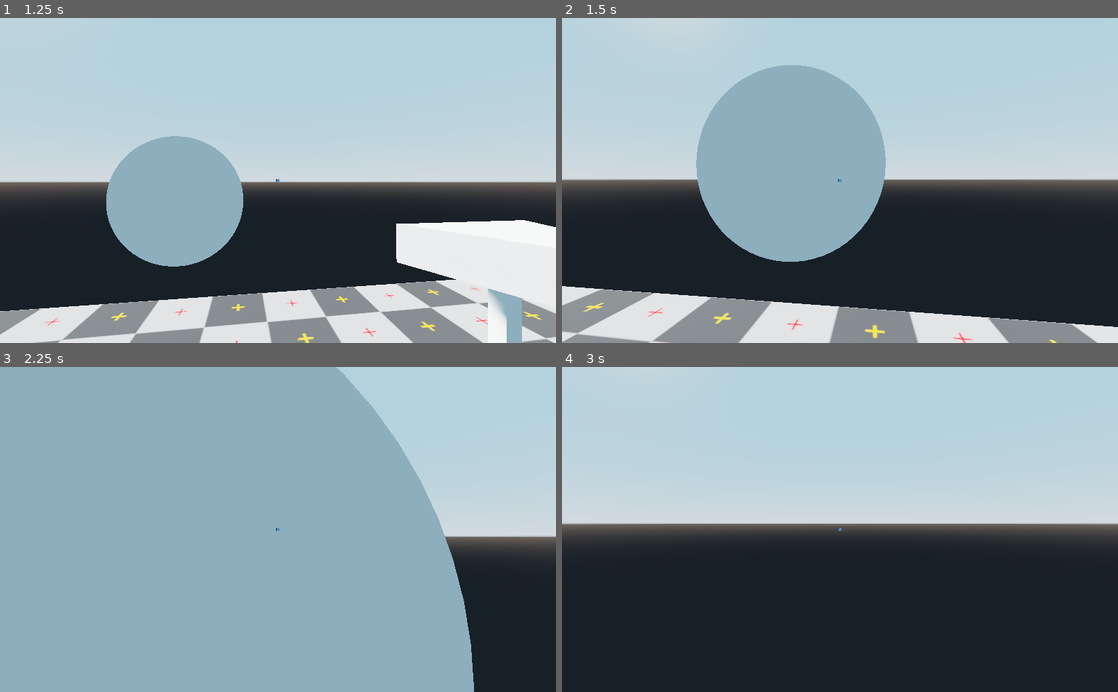
Above: before the commit, frames 1-4 (two rows, left to right).
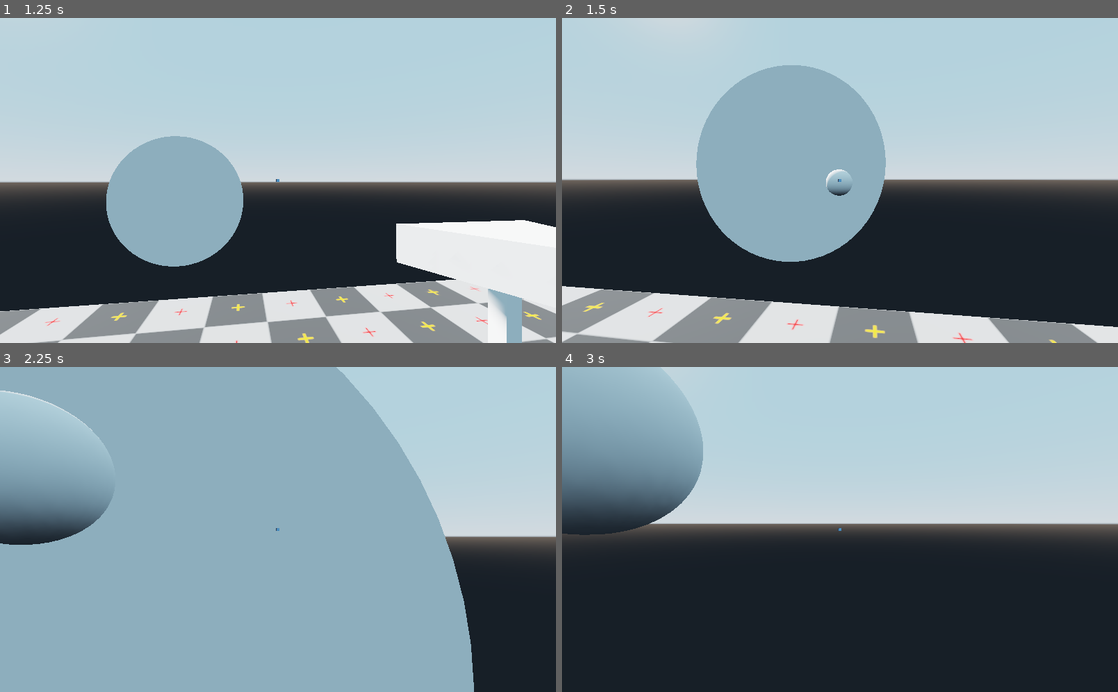
Above: after the commit, the same moments.

Repository: Linko-3D/Godot-Templates-Collection
Game: Godot game, scene res://Sandbox.tscn
Same seed, same stepped clock (60 frames per second), same inputs: the game is played once before the commit and once after it. The engine's default icon, where the game draws it, is replaced by a stand-in: a white triangle on a blue panel in a dark square.
Inputs (mouse positions are in pixels of both pictures, inside the frame that each line leads up to):
- Up to frame 1 (1.25 s): tap Enter (ui_accept) at 0.5, 0.77 s; move the mouse to (305, 180) at 0.52 s; hold Up (ui_up) from 0.53 s (still down); click (305, 180) at 0.67 s
- Up to frame 2 (1.5 s): keep holding Up (ui_up); move the mouse to (812, 180) at 1.27 s; click (812, 180) at 1.42 s
- Up to frame 3 (2.25 s): keep holding Up (ui_up); tap Enter (ui_accept) at 1.52 s; move the mouse to (289, 523) at 2.02 s; click (289, 523) at 2.17 s
- Up to frame 4 (3 s): keep holding Up (ui_up); move the mouse to (834, 536) at 2.77 s; click (834, 536) at 2.92 s

Frame 1 is identical in both runs. In frame 2, 0.2% of the frame differs, in the area x 47-53%, y 46-55%; in frame 3, 3.7%; in frame 4, 11%, in the area x 0-26%, y 0-52%.

Commit message:
tweak

Diff:
--- /dev/null
+++ b/RayCastAdv.gd
@@ -0,0 +1,20 @@
+extends RayCast
+
+var target
+
+func _process(delta):
+	target = get_tree().get_root().find_node("Projectile", true, false) # Get the target node by his name
+	#print(target.translation)
+
+	print(get_collider())
+
+func _input(event):
+	if event is InputEventMouseButton and Input.get_mouse_mode() == Input.MOUSE_MODE_CAPTURED:
+		if event.button_index == 1 and event.pressed == true:
+			print(get_collision_point())
+			if get_collider() != null: # check if the object has health
+				target.translation = get_collision_point()
+
+
+				#get_collider().health -= 1 # Remove one health in the script
+				#print(get_collider().health)
--- a/Templates/3D/FirstPersonCharacter/Camera/Projectile/Projectile.tscn
+++ b/Templates/3D/FirstPersonCharacter/Camera/Projectile/Projectile.tscn
@@ -1,11 +1,11 @@
 [gd_scene load_steps=3 format=2]
 
 [sub_resource type="SphereMesh" id=1]
-radius = 0.25
-height = 0.5
+radius = 0.128
+height = 0.25
 
 [sub_resource type="SphereShape" id=2]
-radius = 0.25
+radius = 0.13
 
 [node name="Projectile" type="RigidBody"]
 
--- /dev/null
+++ b/Templates/3D/FirstPersonCharacter/Camera/RayCastAdv/RayCastAdv.tscn
@@ -0,0 +1,8 @@
+[gd_scene load_steps=2 format=2]
+
+[ext_resource path="res://RayCastAdv.gd" type="Script" id=1]
+
+[node name="RayCastAdv" type="RayCast"]
+enabled = true
+cast_to = Vector3( 0, 0, -100 )
+script = ExtResource( 1 )
--- a/Templates/3D/FirstPersonCharacter/FirstPersonCharacter.tscn
+++ b/Templates/3D/FirstPersonCharacter/FirstPersonCharacter.tscn
@@ -1,8 +1,9 @@
-[gd_scene load_steps=5 format=2]
+[gd_scene load_steps=6 format=2]
 
 [ext_resource path="res://Templates/3D/FirstPersonCharacter/FirstPersonCharacter.gd" type="Script" id=1]
 [ext_resource path="res://Templates/3D/FirstPersonCharacter/Camera/HUD/HUD.tscn" type="PackedScene" id=2]
 [ext_resource path="res://Templates/3D/FirstPersonCharacter/Camera/RayCast/RayCast.tscn" type="PackedScene" id=3]
+[ext_resource path="res://Templates/3D/FirstPersonCharacter/Camera/RayCastAdv/RayCastAdv.tscn" type="PackedScene" id=4]
 
 [sub_resource type="CapsuleShape" id=1]
 radius = 0.5
@@ -16,6 +17,8 @@
 
 [node name="RayCast" parent="Camera" instance=ExtResource( 3 )]
 
+[node name="RayCastAdv" parent="Camera" instance=ExtResource( 4 )]
+
 [node name="CollisionShape" type="CollisionShape" parent="."]
 transform = Transform( 1, 0, 0, 0, -4.37114e-008, 1, 0, -1, -4.37114e-008, 0, -0.8, 0 )
 shape = SubResource( 1 )
